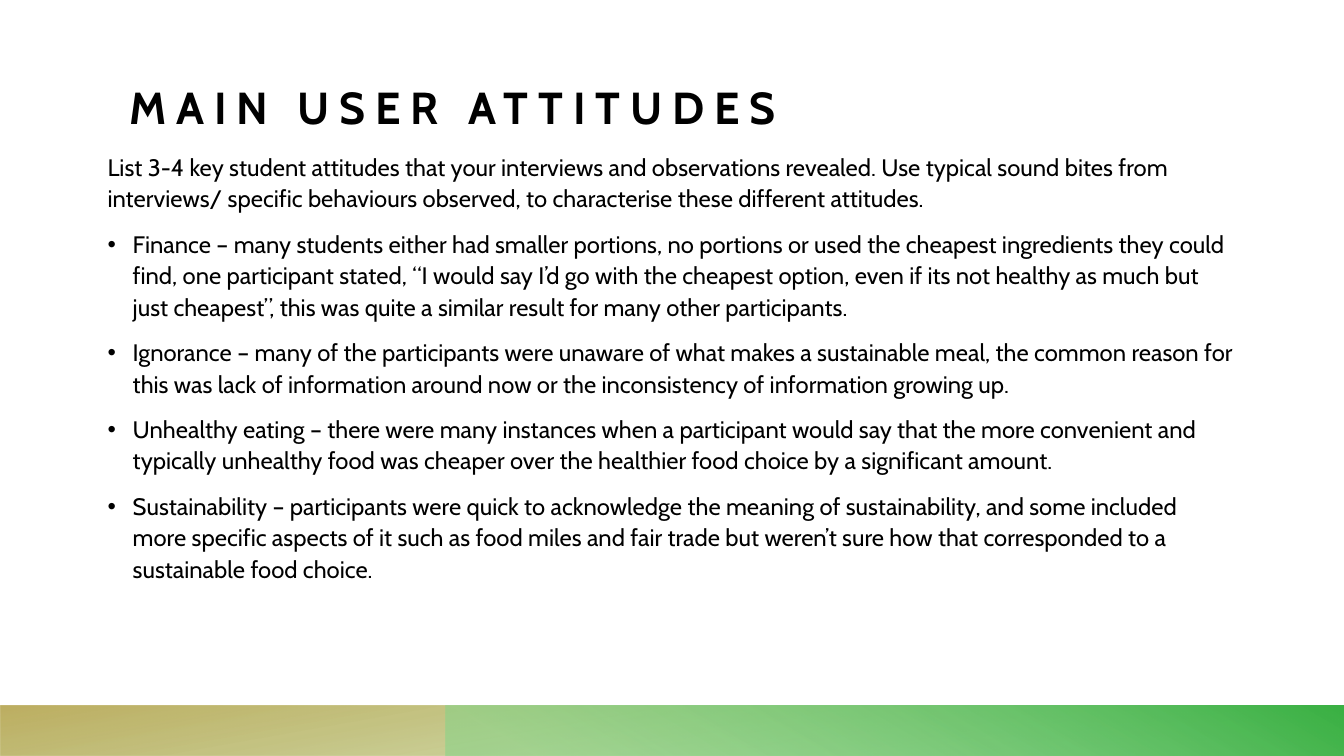
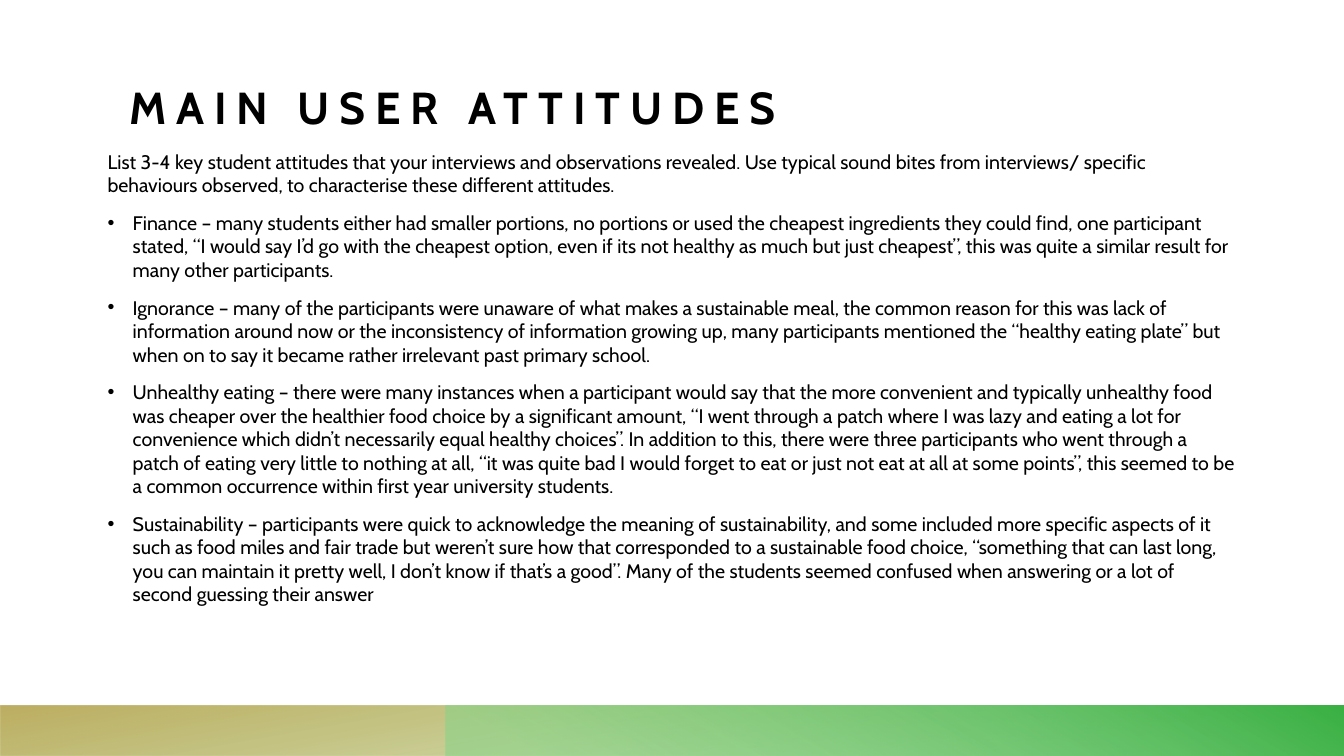
Before and after one commit to RandumbFluke/User_Experience_Term_1, a slide deck: slide 3 of Assignment/Real/Design Recommendations.pptx. Drawn at 1344x756 pixels with LibreOffice and Linux fonts; fonts in the diff are those of the drawing. Boxes give left, top, right and bottom in pixels: in the first picture for what was removed or moved away, otherwise in the second. Text is boxed around its words. In the diff, an @@ line names an element or a change of style, - is before the commit and + after.

```diff
--- a/Assignment/Real/Design Recommendations.pptx
+++ b/Assignment/Real/Design Recommendations.pptx
@@ text at [108,154,1228,282]: size 17 to 14 pt in "List 3-4 key student attitudes that your ...", "Finance – many students either had smaller ..."; line spacing 1.1 to 1 @@
@@ text at [133,300,1234,606]: text changed; size 17 to 14 pt @@
-• Ignorance – many of the participants were unaware of what makes a sustainable meal, the common reason for this was lack of information around now or the inconsistency of information growing up.
-• Unhealthy eating – there were many instances when a participant would say that the more convenient and typically unhealthy food was cheaper over the healthier food choice by a significant amount.
-• Sustainability – participants were quick to acknowledge the meaning of sustainability, and some included more specific aspects of it such as food miles and fair trade but weren’t sure how that corresponded to a sustainable food choice.
+• Ignorance – many of the participants were unaware of what makes a sustainable meal, the common reason for this was lack of information around now or the inconsistency of information growing up, many participants mentioned the “healthy eating plate” but when on to say it became rather irrelevant past primary school.
+• Unhealthy eating – there were many instances when a participant would say that the more convenient and typically unhealthy food was cheaper over the healthier food choice by a significant amount, “I went through a patch where I was lazy and eating a lot for convenience which didn’t necessarily equal healthy choices”. In addition to this, there were three participants who went through a patch of eating very little to nothing at all, “it was quite bad I would forget to eat or just not eat at all at some points”, this seemed to be a common occurrence within first year university students.
+• Sustainability – participants were quick to acknowledge the meaning of sustainability, and some included more specific aspects of it such as food miles and fair trade but weren’t sure how that corresponded to a sustainable food choice, “something that can last long, you can maintain it pretty well, I don’t know if that’s a good”. Many of the students seemed confused when answering or a lot of second guessing their answer
```
Also in this commit, not shown: 5 other slides changed, 2 other files.
